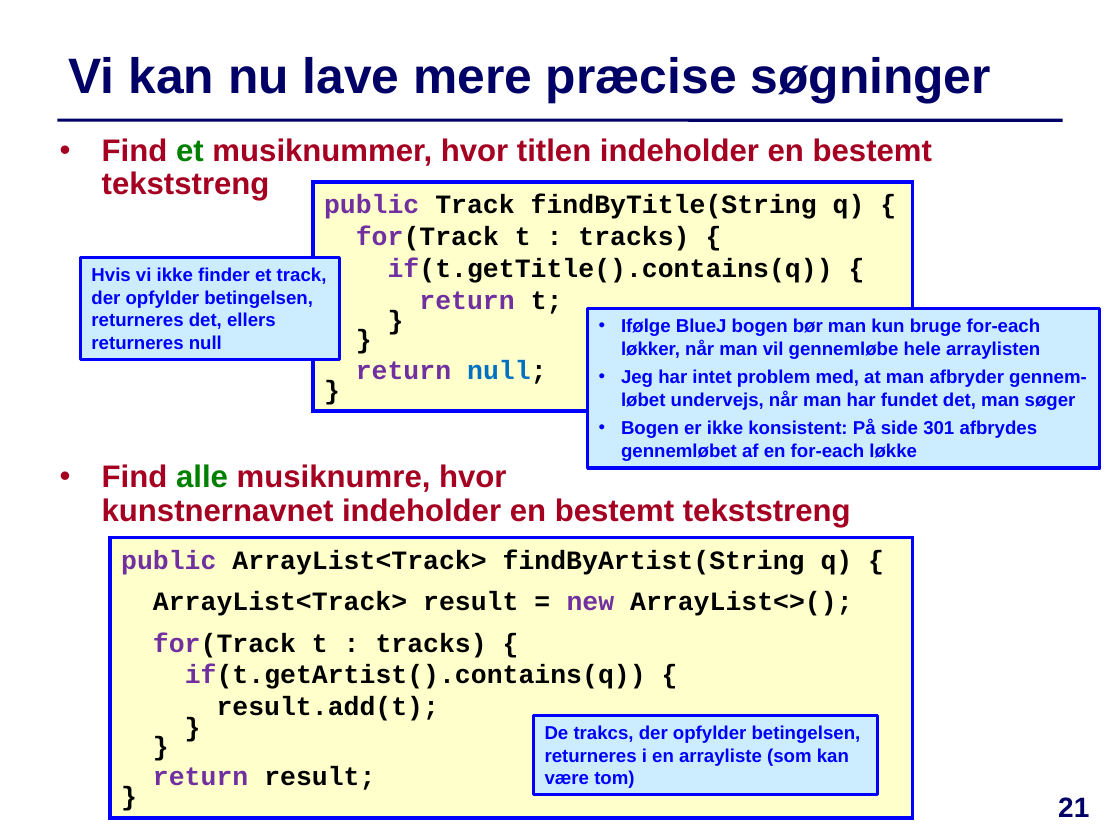
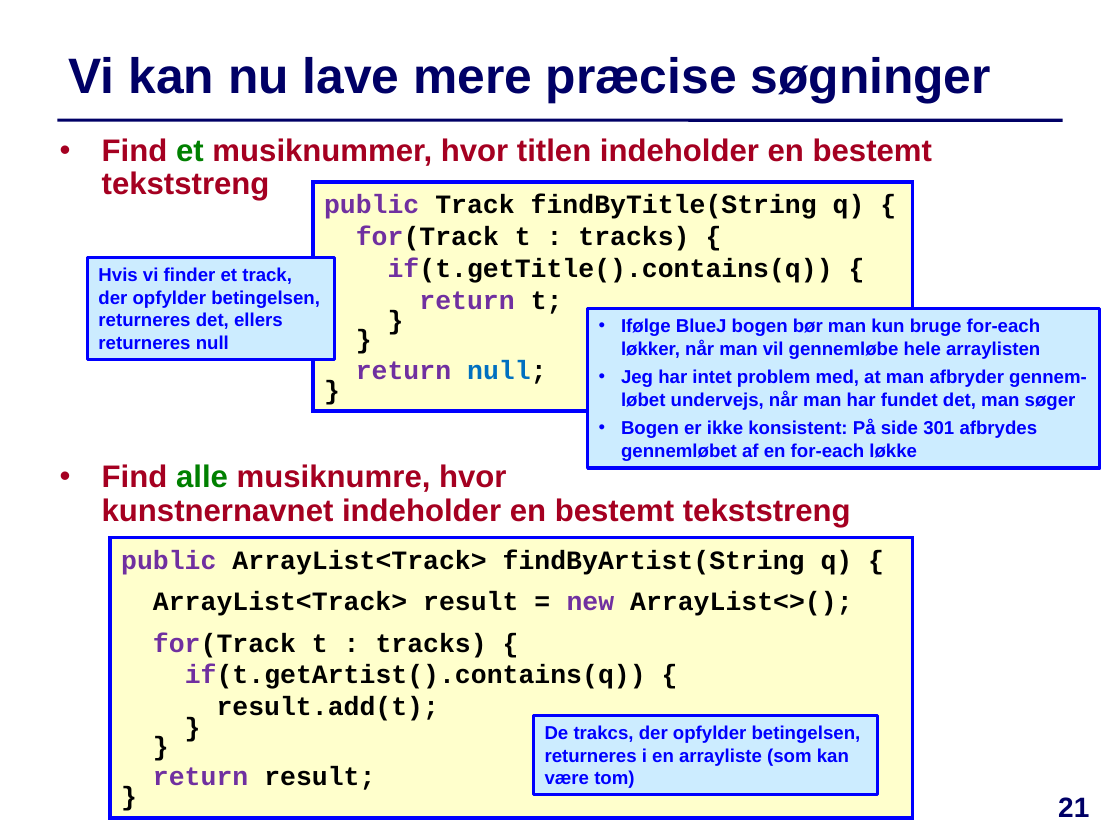
Before and after one commit to IntProgAU/Materiale, a slide deck: slide 21 of web/e21/uge_3b/Slides-Uge3-Torsdag.pptx. Drawn at 1120x840 pixels with LibreOffice and Linux fonts; fonts in the diff are those of the drawing. Boxes give left, top, right and bottom in pixels: in the first picture for what was removed or moved away, otherwise in the second. Text is boxed around its words. In the diff, an @@ line names an element or a change of style, - is before the commit and + after.

```diff
--- a/web/e21/uge_3b/Slides-Uge3-Torsdag.pptx
+++ b/web/e21/uge_3b/Slides-Uge3-Torsdag.pptx
@@ rectangle "Hvis vi finder et track, ...": place and size @@
-rectangle "Hvis vi finder et track, ..." at [81,258,339,360]
+rectangle "Hvis vi finder et track, ..." at [87,258,335,360]
@@ text in rectangle at [98,267,320,349]: text changed @@
-Hvis vi ikke finder et track, der opfylder betingelsen, returneres det, ellers returneres null
+Hvis vi finder et track, der opfylder betingelsen, returneres det, ellers returneres null
```
Also in this commit, not shown: 1 other slide changed, 3 other files.
